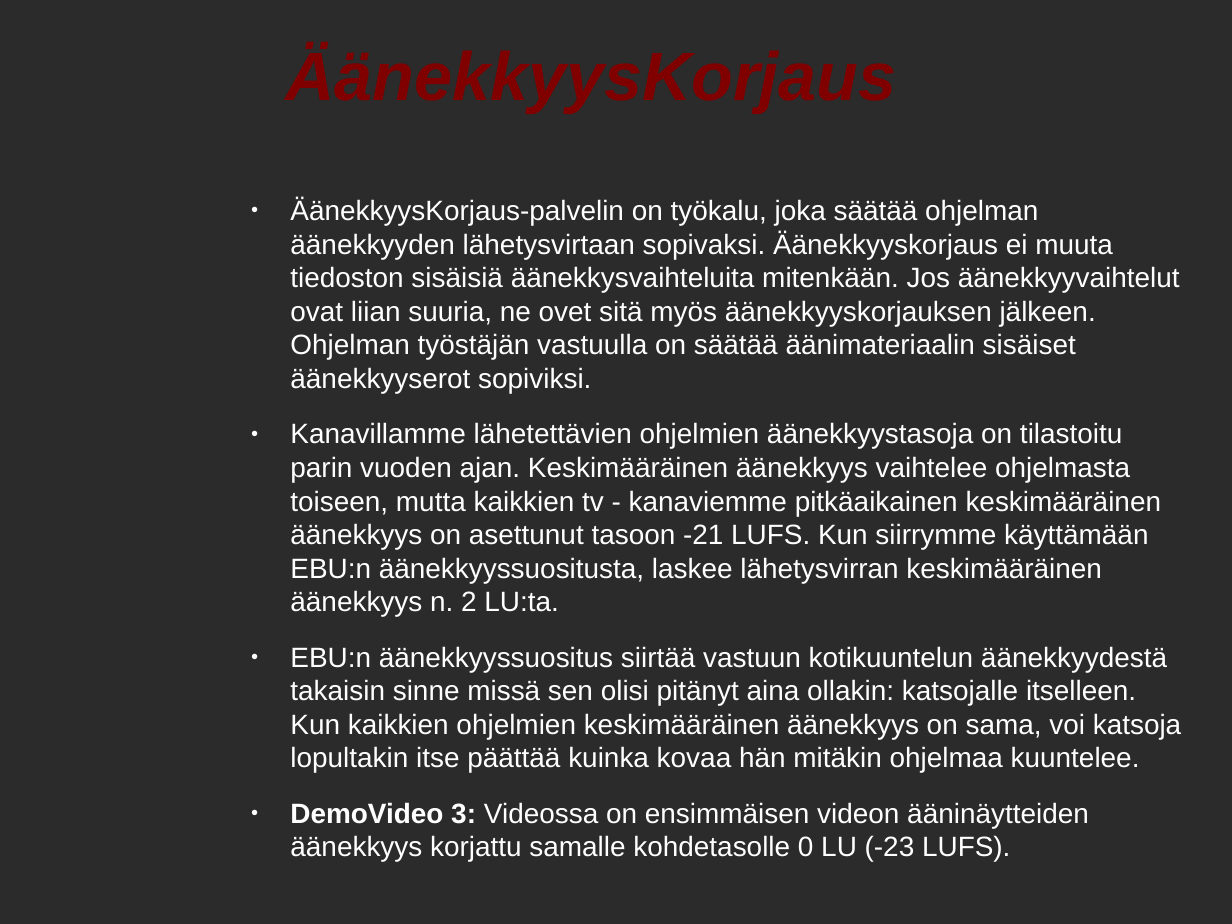
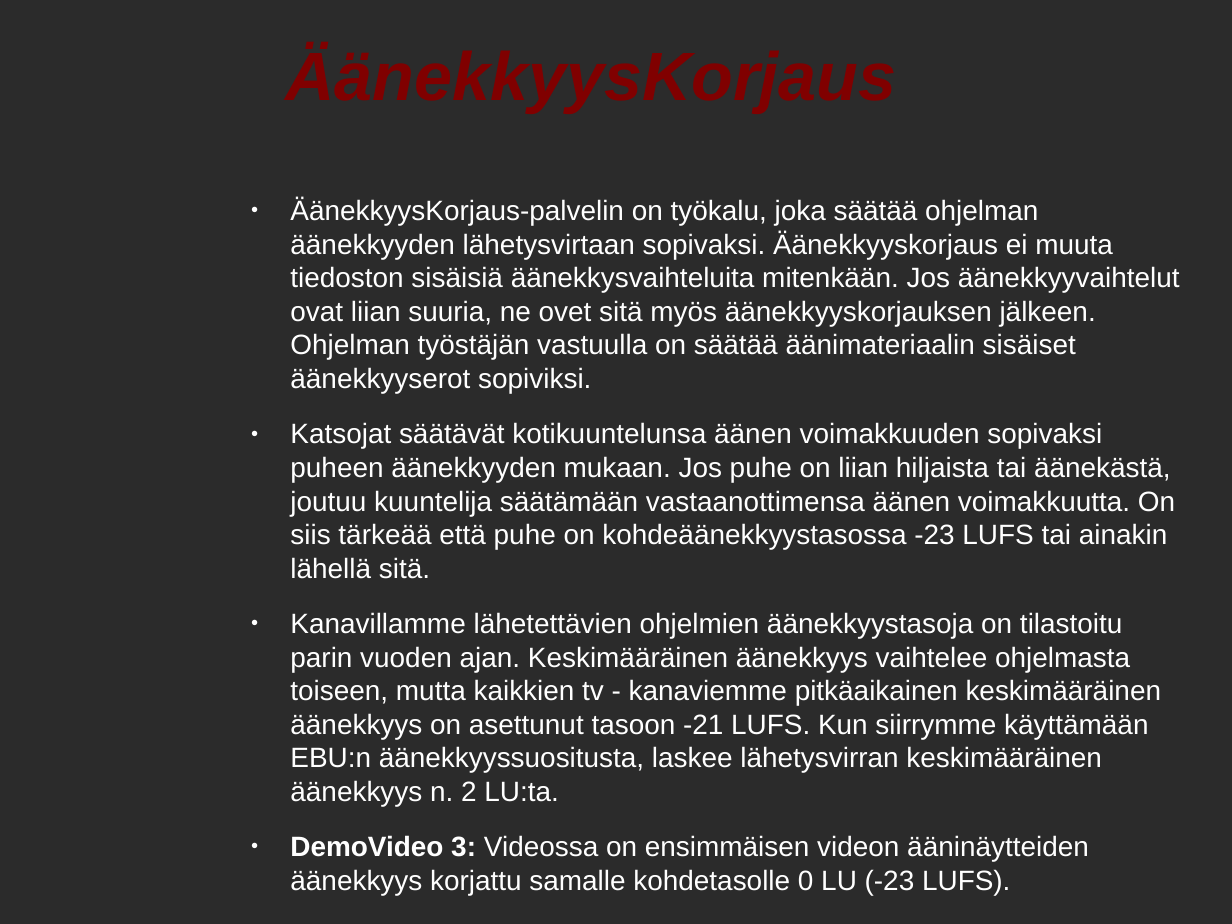
Before and after one commit to mhartzel/Introduction_To_Loudness_Correction, a slide deck: slide 26 of odp/Aanekkyyden Hallinta.odp. Drawn at 1232x924 pixels with LibreOffice and Linux fonts; fonts in the diff are those of the drawing; background and template pictures are left out; a plain dark background stands for a picture behind light text. Boxes give left, top, right and bottom in pixels: in the first picture for what was removed or moved away, otherwise in the second. Text is boxed around its words. In the diff, an @@ line names an element or a change of style, - is before the commit and + after.

```diff
--- a/odp/Aanekkyyden Hallinta.odp
+++ b/odp/Aanekkyyden Hallinta.odp
@@ text at (x1=290, y1=422, x2=1175, y2=579): paragraph added @@
+● Katsojat säätävät kotikuuntelunsa äänen voimakkuuden sopivaksi puheen äänekkyyden mukaan. Jos puhe on liian hiljaista tai äänekästä, joutuu kuuntelija säätämään vastaanottimensa äänen voimakkuutta. On siis tärkeää että puhe on kohdeäänekkyystasossa -23 LUFS tai ainakin lähellä sitä.
@@ text at (x1=290, y1=646, x2=1181, y2=772): paragraph removed @@
-● EBU:n äänekkyyssuositus siirtää vastuun kotikuuntelun äänekkyydestä takaisin sinne missä sen olisi pitänyt aina ollakin: katsojalle itselleen. Kun kaikkien ohjelmien keskimääräinen äänekkyys on sama, voi katsoja lopultakin itse päättää kuinka kovaa hän mitäkin ohjelmaa kuuntelee.
```
Also in this commit, not shown: 6 other slides changed, 1 other file.
